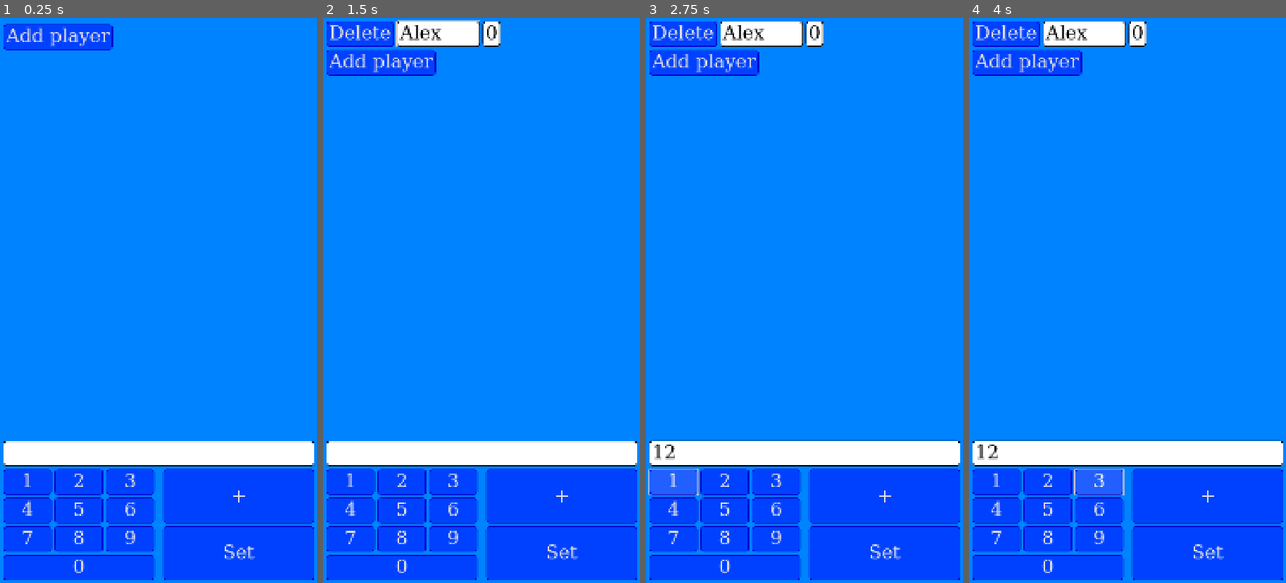
Above: before the commit, frames 1-4 (left to right).
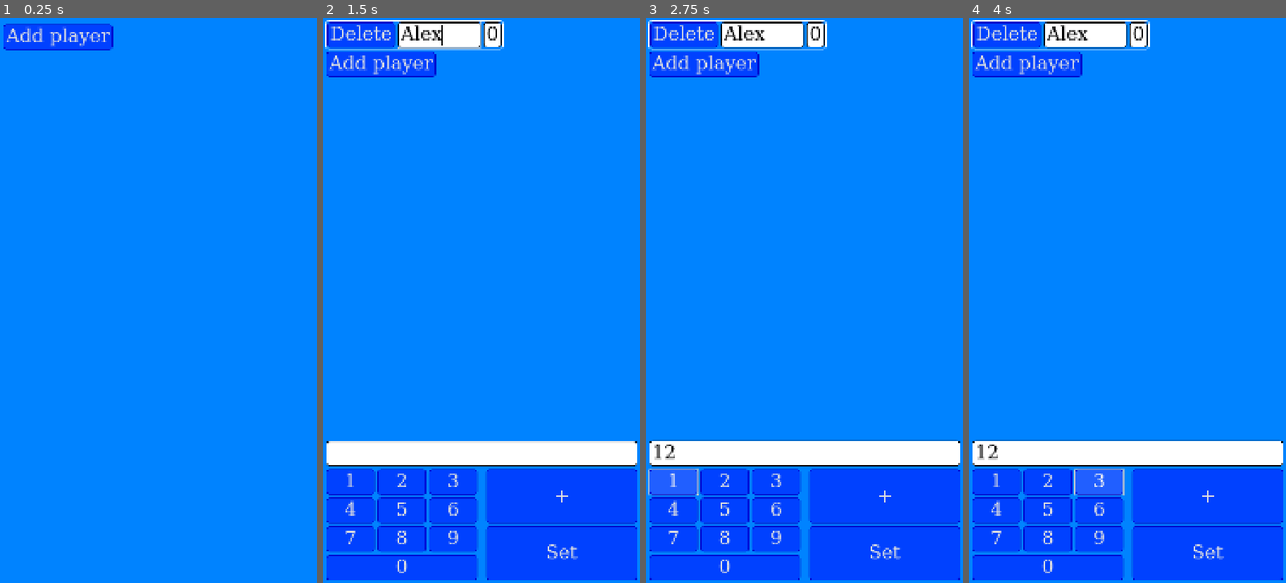
Above: after the commit, the same moments.

Repository: EnderiteFox/score-plus-plus
Game: Godot game, scene res://ui/main_ui/main_ui.tscn
Two runs of this game, one before a commit and one after it. Both use one fixed random seed, a clock stepped at 60 frames per second and the inputs below.
Inputs (mouse positions are in pixels of both pictures, inside the frame that each line leads up to):
- Up to frame 1 (0.25 s): no input
- Up to frame 2 (1.5 s): click "Add player" at 0.5 s; click (459, 34) at 1.27 s; type "Alex" at 1.35 s
- Up to frame 3 (2.75 s): click (804, 453) at 1.5 s; type "12" at 1.58 s; click "1" at 2 s
- Up to frame 4 (4 s): click "2" at 2.75 s; click "3" at 3.5 s

The runs differ from the first frame. In frame 1, 22% of the frame differs, in the area x 1-100%, y 74-100%; in frame 2, 2.3%; in frame 3, 2.2%; in frame 4, 2.2%.

Commit message:
feat: Player selection system
Players can now be selected by clicking on them
Clicking anywhere on the background will unselect the currently selected player
The player score edition panel will only be visible if a player is selected

Diff:
--- a/theme/ui_theme.tres
+++ b/theme/ui_theme.tres
@@ -75,6 +75,23 @@
 
 [sub_resource type="StyleBoxEmpty" id="StyleBoxEmpty_v6wrm"]
 
+[sub_resource type="StyleBoxFlat" id="StyleBoxFlat_eqcwn"]
+bg_color = Color(0.6, 0.6, 0.6, 0)
+draw_center = false
+border_width_left = 3
+border_width_top = 3
+border_width_right = 3
+border_width_bottom = 3
+border_color = Color(1, 1, 1, 1)
+corner_radius_top_left = 10
+corner_radius_top_right = 10
+corner_radius_bottom_right = 10
+corner_radius_bottom_left = 10
+expand_margin_left = 3.0
+expand_margin_top = 3.0
+expand_margin_right = 3.0
+expand_margin_bottom = 3.0
+
 [sub_resource type="StyleBoxLine" id="StyleBoxLine_v6wrm"]
 color = Color(0, 0, 0, 0)
 vertical = true
@@ -102,6 +119,8 @@
 MarginContainer/constants/margin_right = 10
 MarginContainer/constants/margin_top = 10
 PanelContainer/styles/panel = SubResource("StyleBoxEmpty_v6wrm")
+Selected/base_type = &"PanelContainer"
+Selected/styles/panel = SubResource("StyleBoxFlat_eqcwn")
 VBoxContainer/constants/separation = 10
 VSeparator/constants/separation = 10
 VSeparator/styles/separator = SubResource("StyleBoxLine_v6wrm")
--- a/ui/main_ui/main_ui.gd
+++ b/ui/main_ui/main_ui.gd
@@ -1,14 +1,48 @@
 class_name MainUI
-extends Node
+extends Control
 
 @onready var add_player_button: Button = %AddPlayerButton
 @onready var player_list: Control = %PlayerList
+@onready var player_edit_panel: Control = %PlayerEditPanel
 
 var player_ui_scene: PackedScene = preload("res://ui/player_ui/player_ui.tscn")
 
+var selected_player: PlayerUI = null
+
 func _ready() -> void:
 	add_player_button.pressed.connect(_on_add_player)
+	player_edit_panel.visible = false
 
 
 func _on_add_player() -> void:
-	player_list.add_child(player_ui_scene.instantiate())
+	var player_ui: PlayerUI = player_ui_scene.instantiate()
+	player_list.add_child(player_ui)
+
+	player_ui.selected.connect(_on_player_select.bind(player_ui))
+	player_ui.selected.emit()
+
+	player_ui.deleted.connect(_on_player_delete.bind(player_ui))
+
+
+func _on_player_select(player_ui: PlayerUI) -> void:
+	if selected_player != null:
+		selected_player.unselect()
+
+	player_ui.select()
+	selected_player = player_ui
+	player_edit_panel.visible = true
+
+
+func _on_player_delete(player_ui: PlayerUI) -> void:
+	if selected_player == player_ui:
+		player_ui.unselect()
+		selected_player = null
+		player_edit_panel.visible = false
+
+
+func _gui_input(event: InputEvent) -> void:
+	if event is InputEventMouseButton:
+		if event.button_index == MOUSE_BUTTON_LEFT and event.pressed and selected_player != null:
+			selected_player.unselect()
+			selected_player = null
+			player_edit_panel.visible = false
--- a/ui/main_ui/main_ui.tscn
+++ b/ui/main_ui/main_ui.tscn
@@ -18,6 +18,7 @@
 anchor_bottom = 1.0
 grow_horizontal = 2
 grow_vertical = 2
+mouse_filter = 1
 color = Color(0, 0.513726, 1, 1)
 
 [node name="VBoxContainer" type="VBoxContainer" parent="."]
@@ -53,6 +54,7 @@
 text = "Add player"
 
 [node name="PlayerEditPanel" type="PanelContainer" parent="VBoxContainer"]
+unique_name_in_owner = true
 layout_mode = 2
 
 [node name="MarginContainer" type="MarginContainer" parent="VBoxContainer/PlayerEditPanel"]
--- a/ui/player_ui/player_ui.gd
+++ b/ui/player_ui/player_ui.gd
@@ -1,5 +1,8 @@
 class_name PlayerUI
-extends Node
+extends PanelContainer
+
+signal selected
+signal deleted
 
 @onready var delete_button: Button = %DeleteButton
 
@@ -8,4 +11,19 @@
 
 
 func _on_player_delete() -> void:
+	deleted.emit()
 	self.queue_free()
+
+
+func _gui_input(event: InputEvent) -> void:
+	if event is InputEventMouseButton:
+		if event.button_index == MOUSE_BUTTON_LEFT and event.pressed:
+			selected.emit()
+
+
+func select() -> void:
+	self.theme_type_variation = "Selected"
+
+
+func unselect() -> void:
+	self.theme_type_variation = ""
Not shown: 1 places in theme/ui_theme.tres that only renumber resources
